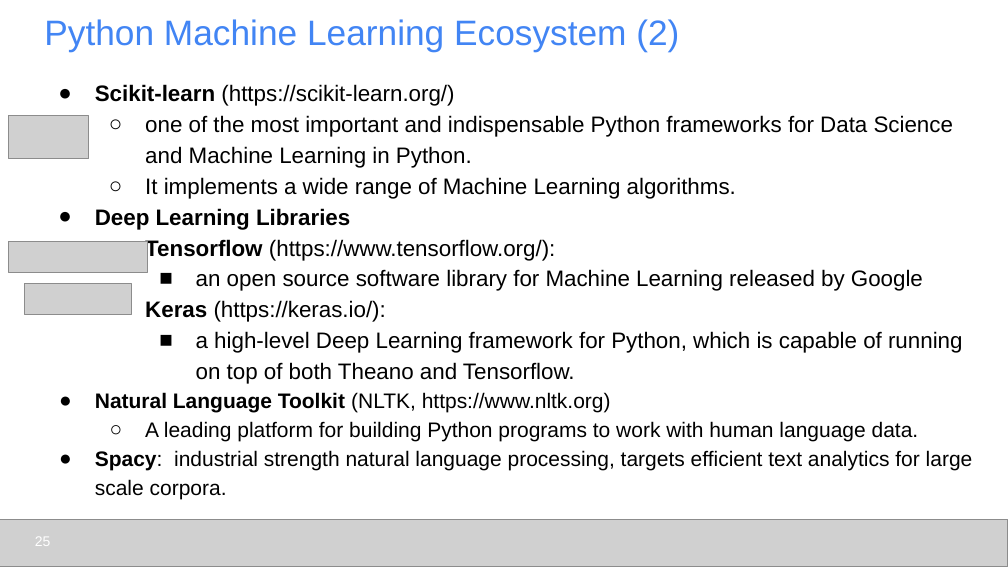
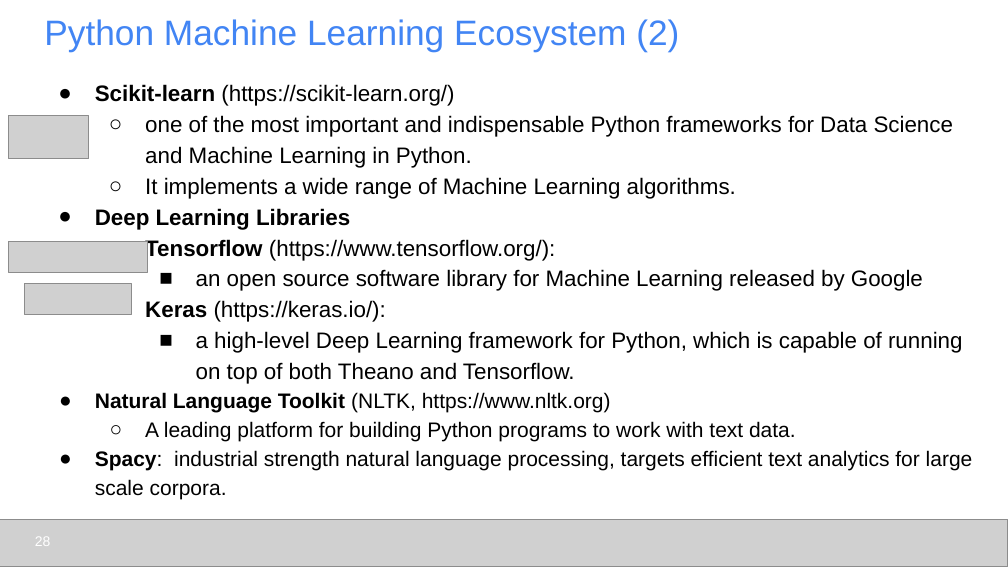
Before and after one commit to udel-cbcb/al_ml_workshop, a slide deck: slide 28 of Day_1/Lectures/Day_1_Lecture_1_Introduction_to_Artificial_Intelligence_and_Machine_Learning.pptx (slide 25 before the commit). Drawn at 1008x567 pixels with LibreOffice and Linux fonts; fonts in the diff are those of the drawing; grey boxes stand for pictures. Boxes give left, top, right and bottom in pixels: in the first picture for what was removed or moved away, otherwise in the second. Text is boxed around its words. In the diff, an @@ line names an element or a change of style, - is before the commit and + after.

```diff
--- a/Day_1/Lectures/Day_1_Lecture_1_Introduction_to_Artificial_Intelligence_and_Machine_Learning.pptx
+++ b/Day_1/Lectures/Day_1_Lecture_1_Introduction_to_Artificial_Intelligence_and_Machine_Learning.pptx
@@ text at [145,421,796,442]: text changed @@
-  ○ A leading platform for building Python programs to work with human language data.
+  ○ A leading platform for building Python programs to work with text data.
```
Also in this commit, not shown: 9 other slides changed, 3 slides added, 7 other files.
